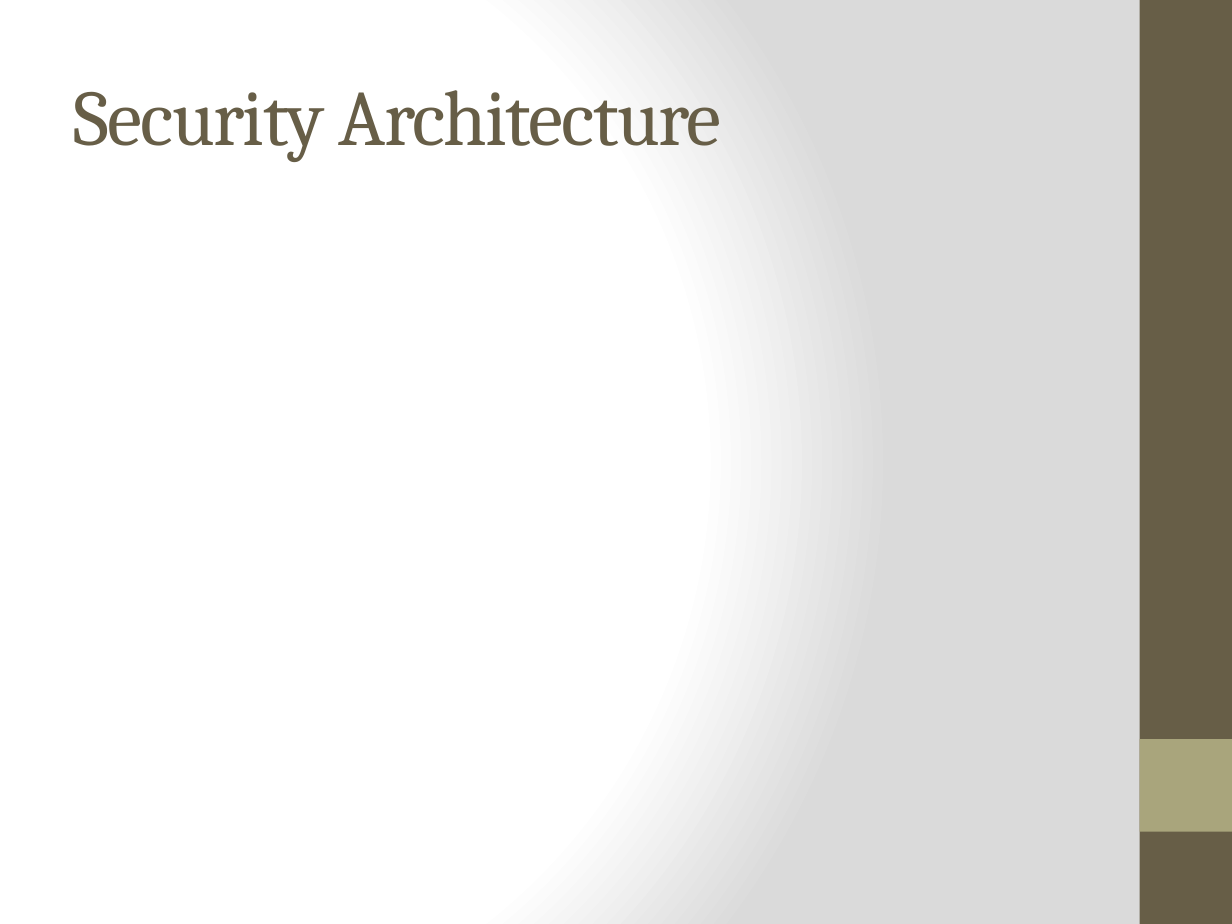
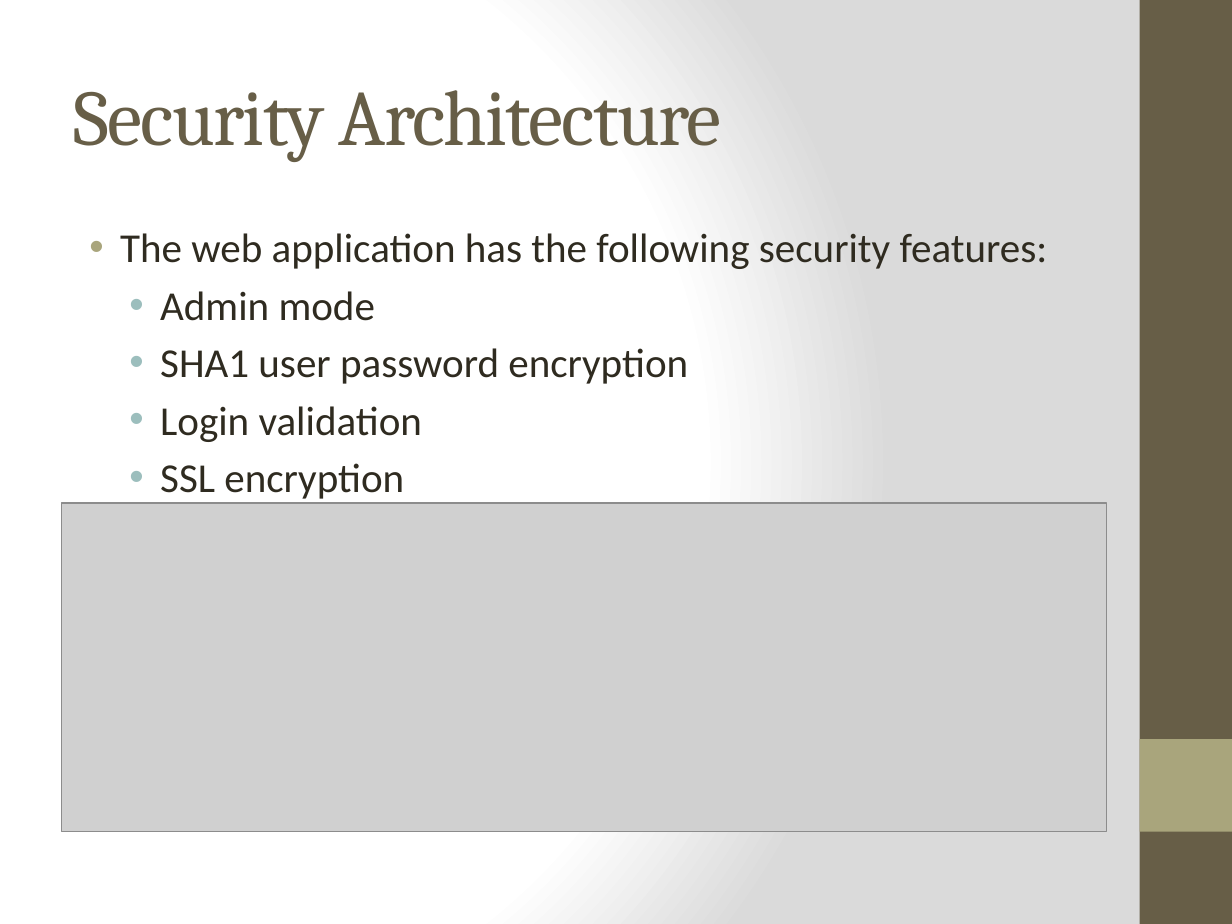
Before and after one commit to WesleyTrescott/MVC-Capstone, a slide deck: slide 13 of Design Specification/Design Specification.pptx (slide 10 before the commit). Drawn at 1232x924 pixels with LibreOffice and Linux fonts; fonts in the diff are those of the drawing; grey boxes stand for pictures. Boxes give left, top, right and bottom in pixels: in the first picture for what was removed or moved away, otherwise in the second. Text is boxed around its words. In the diff, an @@ line names an element or a change of style, - is before the commit and + after.

```diff
--- a/Design Specification/Design Specification.pptx
+++ b/Design Specification/Design Specification.pptx
@@ text added at box(120, 233, 1048, 503), 24 pt, text #2F2B20 @@
+• The web application has the following security features:
+  • Admin mode
+  • SHA1 user password encryption
+  • Login validation
+  • SSL encryption
@@ picture added at box(62, 503, 1106, 832) @@
```
Also in this commit, not shown: 4 other slides changed, 5 slides added, 1 slide removed.
